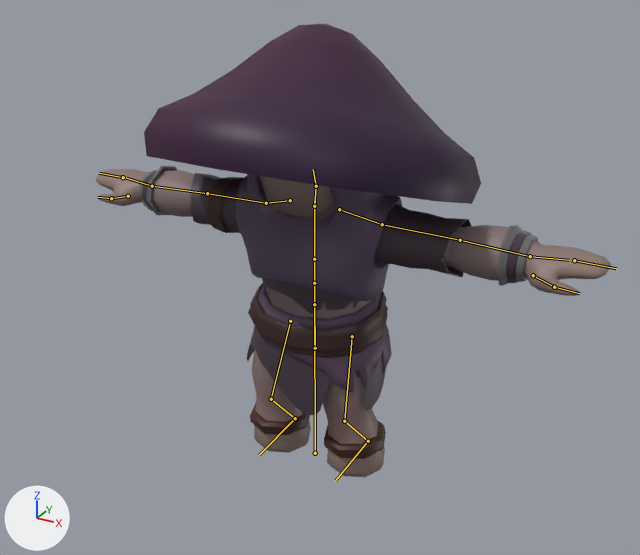
The FBX model RpgProjectLongHair/Assets/Models/obj.characterFungi.fbx, before and after one commit.
Camera for both pictures: a camera (50 mm lens) standing at (1.88, -3.36, 2.68) and looking at (0.12, -0.17, 1.08). Arrows for +X, +Y and +Z are at lower left; the lights stay in place. The picture after the commit comes second. The bones that bend it are drawn over the model as lines.

In view in the first picture: 'obj_chest', 'obj_legs', 'obj_playerFungi'.
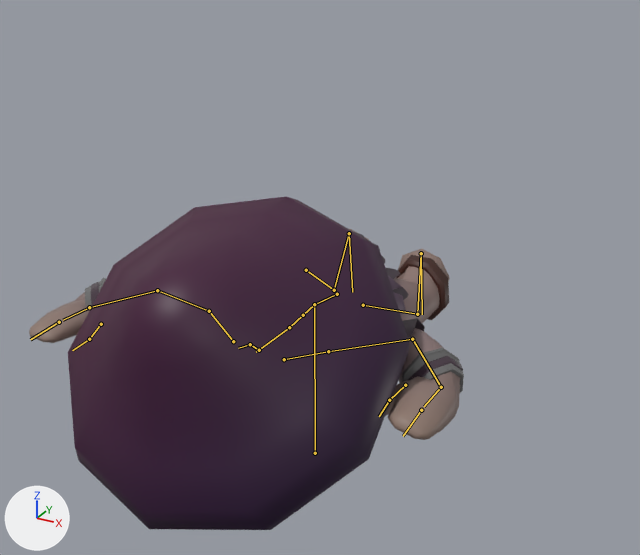
Commit message: [Anim] Player Death

The newer file adds an action. The first version stands in its rest pose; the second is drawn at frame 29 of the action 'arm_playeFungi|Death'.

The change in detail:
Bone 'Ctrol.Cadera' (bone_ctrol_cadera) moves from (0.0, 0.0, 0.0) to (-0.542, 0.605, 0.0).
Bone 'Ctrol.Cadera' (bone_ctrol_cadera) turns from (0, 0, 0) to (0, 18, -80) degrees about its own x, y and z.
Bone 'Columna' (bone_columna) turns from (0, 0, 0) to (14, 14, -1) degrees about its own x, y and z.
Bone 'Columna.002' (bone_columna_002) turns from (0, 0, 0) to (-6, 0, 0) degrees about its own x, y and z.
Bone 'Cuello' (bone_cuello) turns from (0, 0, 0) to (-30, 4, 1) degrees about its own x, y and z.
Bone 'Brazo.L' (bone_brazo_l) turns from (0, 0, 0) to (-14, -65, -22) degrees about its own x, y and z.
Bone 'Antebrazo.L' (bone_antebrazo_l) turns from (0, 0, 0) to (71, -9, 13) degrees about its own x, y and z.
Bone 'Mano.L' (bone_mano_l) turns from (0, 0, 0) to (52, -29, -11) degrees about its own x, y and z.
Bone 'Brazo.R' (bone_brazo_r) turns from (0, 0, 0) to (21, 63, 29) degrees about its own x, y and z.
Bone 'Antebrazo.R' (bone_antebrazo_r) turns from (0, 0, 0) to (46, 4, -10) degrees about its own x, y and z.
Bone 'Mano.R' (bone_mano_r) turns from (0, 0, 0) to (43, 19, 0) degrees about its own x, y and z.
Bone 'Pierna.L' (bone_pierna_l) turns from (0, 0, 0) to (-15, -39, 28) degrees about its own x, y and z.
Bone 'Pierna.L.001' (bone_pierna_l_001) turns from (0, 0, 0) to (-9, 0, 0) degrees about its own x, y and z.
Bone 'Pie.L' (bone_pie_l) turns from (0, 0, 0) to (-1, -9, -27) degrees about its own x, y and z.
Bone 'Pierna.R' (bone_pierna_r) turns from (0, 0, 0) to (8, -26, 7) degrees about its own x, y and z.
Bone 'Pierna.R.001' (bone_pierna_r_001) turns from (0, 0, 0) to (-10, 0, 0) degrees about its own x, y and z.
Bone 'Pie.R' (bone_pie_r) turns from (0, 0, 0) to (-8, 0, -5) degrees about its own x, y and z.

Where the change shows, as pixel boxes (x1, y1, x2, y2) in the pictures (640 x 555 px):
'obj_chest', posed (15% taller): before (138, 23, 538, 313); after (68, 196, 464, 530)
'obj_playerFungi', posed: before (96, 169, 611, 477); after (29, 229, 460, 440)
'obj_legs', posed: before (247, 283, 392, 459); after (353, 231, 449, 320)
bone 'Ctrol.Cadera', root to tip: before (314, 304) to (315, 348); after (314, 304) to (337, 294)
bone 'Columna', root to tip: before (314, 304) to (314, 283); after (314, 304) to (303, 315)
bone 'Columna.002', root to tip: before (314, 259) to (314, 201); after (289, 327) to (256, 352)
bone 'Cuello', root to tip: before (314, 206) to (316, 186); after (259, 350) to (250, 344)
bone 'Brazo.L', root to tip: before (382, 224) to (460, 240); after (328, 351) to (412, 339)
bone 'Antebrazo.L', root to tip: before (460, 240) to (530, 256); after (412, 339) to (441, 387)
bone 'Mano.L', root to tip: before (530, 256) to (569, 260); after (441, 387) to (424, 406)
bone 'Brazo.R', root to tip: before (266, 203) to (207, 193); after (209, 311) to (157, 290)
bone 'Antebrazo.R', root to tip: before (207, 193) to (152, 186); after (157, 290) to (89, 307)
bone 'Mano.R', root to tip: before (152, 186) to (126, 178); after (89, 307) to (63, 320)
bone 'Pierna.L', root to tip: before (352, 336) to (344, 421); after (363, 305) to (417, 314)
bone 'Pierna.L.001', root to tip: before (344, 421) to (368, 441); after (417, 314) to (421, 253)
bone 'Pie.L', root to tip: before (368, 441) to (335, 480); after (421, 253) to (422, 314)
bone 'Pierna.R', root to tip: before (290, 321) to (271, 399); after (306, 270) to (334, 290)
bone 'Pierna.R.001', root to tip: before (271, 399) to (295, 418); after (334, 290) to (349, 233)
bone 'Pie.R', root to tip: before (295, 418) to (259, 455); after (349, 233) to (352, 292)
